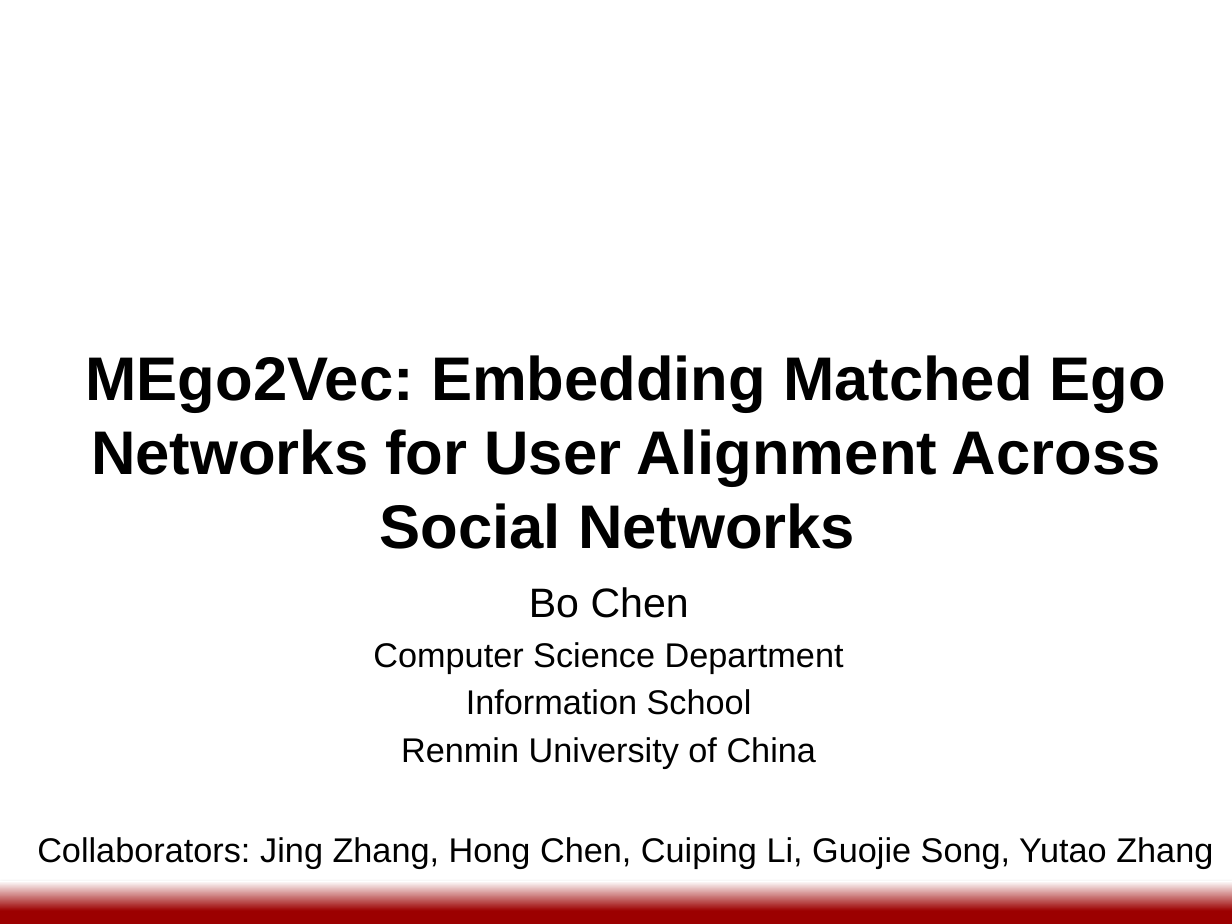
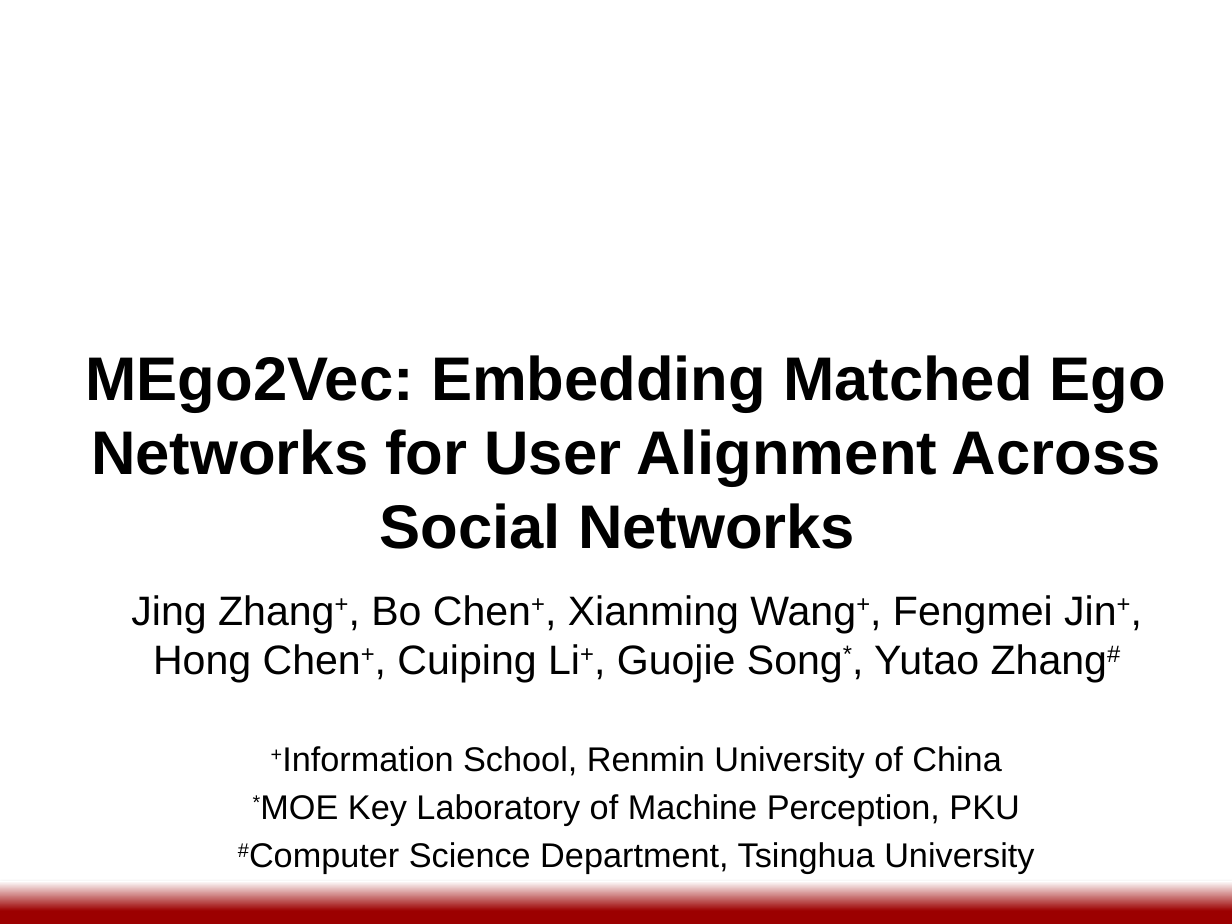
Before and after one commit to xiaojingzi/xiaojingzi.github.io, a slide deck: slide 1 of publications/CIKM18-ppt-zhang-et-al-MEgo2Vec.pptx. Drawn at 1232x924 pixels with LibreOffice and Linux fonts; fonts in the diff are those of the drawing; background and template pictures are left out. Boxes give left, top, right and bottom in pixels: in the first picture for what was removed or moved away, otherwise in the second. Text is boxed around its words. In the diff, an @@ line names an element or a change of style, - is before the commit and + after.

```diff
--- a/publications/CIKM18-ppt-zhang-et-al-MEgo2Vec.pptx
+++ b/publications/CIKM18-ppt-zhang-et-al-MEgo2Vec.pptx
@@ subtitle at <box>131,595,1117,874</box>: text changed @@
-Bo Chen
-Computer Science Department
-Information School
-Renmin University of China
+Jing Zhang+, Bo Chen+, Xianming Wang+, Fengmei Jin+, Hong Chen+, Cuiping Li+, Guojie Song*, Yutao Zhang#
++Information School, Renmin University of China
+*MOE Key Laboratory of Machine Perception, PKU
+#Computer Science Department, Tsinghua University
@@ text removed at <box>37,837,1213,869</box> @@
-Collaborators: Jing Zhang, Hong Chen, Cuiping Li, Guojie Song, Yutao Zhang
```
